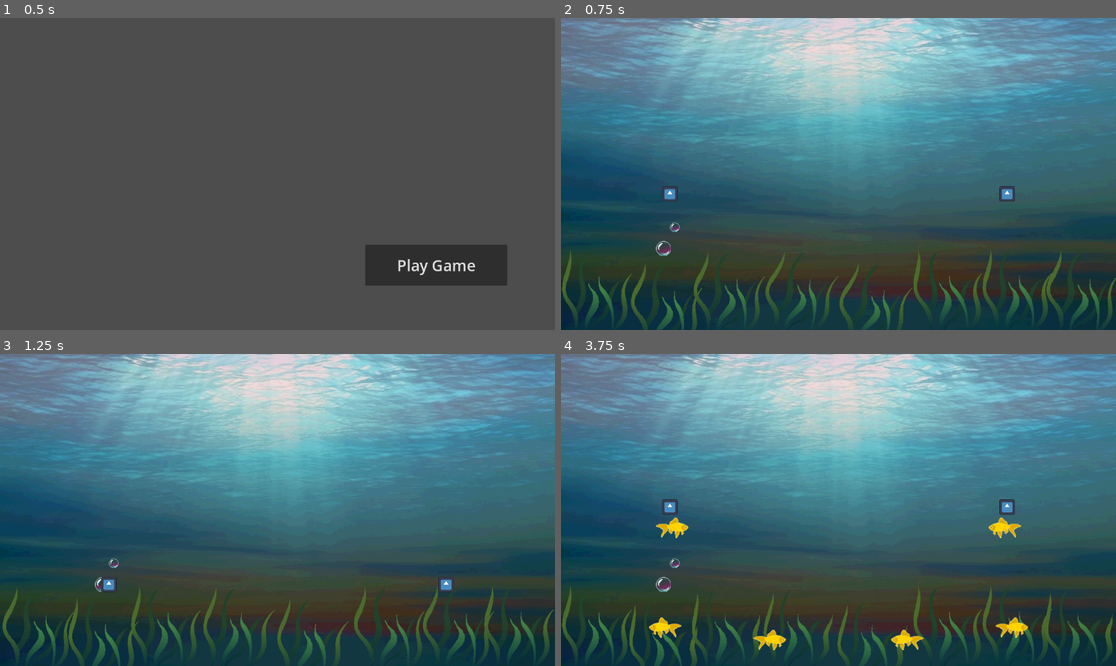
Above: before the commit, frames 1-4 (two rows, left to right).
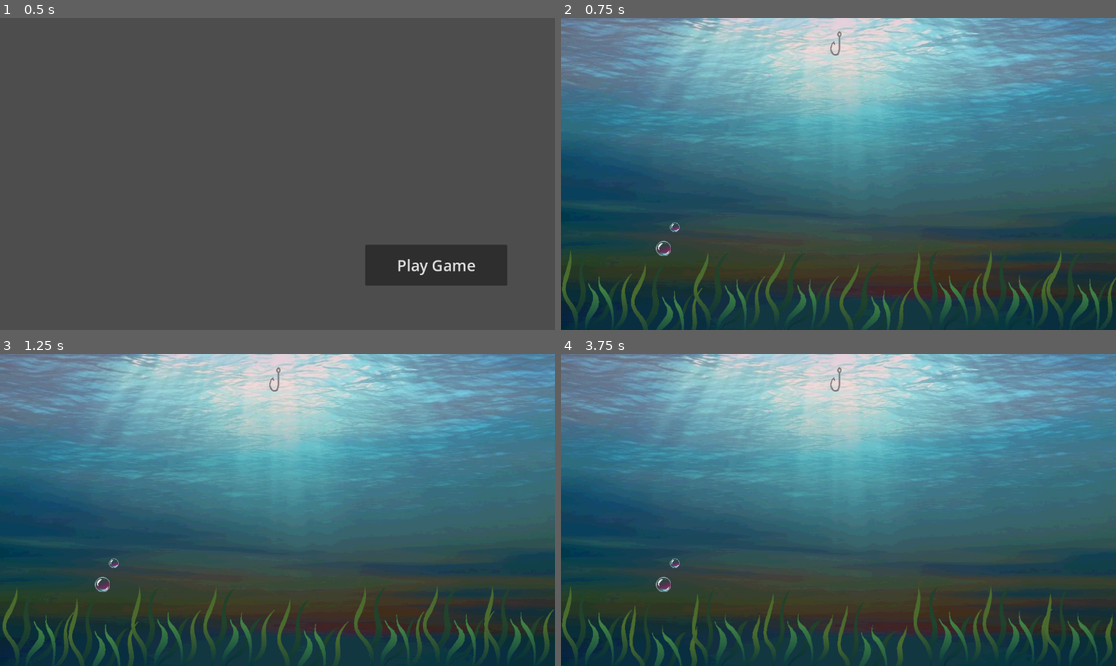
Above: after the commit, the same moments.

Repository: ColinNeary/Bait-and-Switch
Game: Godot game, scene res://UI/Main Menu.tscn
Two runs of this game, one before a commit and one after it. Both use one fixed random seed, a clock stepped at 60 frames per second and the inputs below. The engine's default icon, where the game draws it, is replaced by a stand-in: a white triangle on a blue panel in a dark square.
Inputs:
- Up to frame 1 (0.5 s): no input
- Up to frame 2 (0.75 s): click "Play Game" at 0.5 s
- Up to frame 3 (1.25 s): no input
- Up to frame 4 (3.75 s): hold D (move_right, bound only after the commit) 1.28-2.03 s; hold S (release, bound only after the commit) 1.28-2.03 s; hold A (move_left, bound only after the commit) 2.03-2.78 s; tap S (release, bound only after the commit) at 2.1, 3.6 s; hold S (release, bound only after the commit) 2.78-3.53 s; hold D (move_right, bound only after the commit) from 2.78 s (still down)

Frame 1 is identical in both runs. In frame 2, 0.3% of the frame differs, in the area x 18-82%, y 4-59%; in frame 3, 0.3%; in frame 4, 1.5%, in the area x 15-85%, y 4-96%.

Commit message:
Started work on the hook movement

Diff:
--- a/bait-and-switch/Scenes/Fishes/Fish.tscn
+++ b/bait-and-switch/Scenes/Fishes/Fish.tscn
@@ -10,6 +10,7 @@
 [node name="Fish" type="CharacterBody2D"]
 collision_mask = 0
 script = ExtResource("1_n8b2p")
+acceleration = 10.0
 
 [node name="CollisionShape2D" type="CollisionShape2D" parent="."]
 rotation = 1.5707964
--- a/bait-and-switch/Scenes/Fishes/fish.gd
+++ b/bait-and-switch/Scenes/Fishes/fish.gd
@@ -27,6 +27,6 @@
 func _physics_process(delta: float) -> void:
 	elapsed_time += delta
 	velocity.y = MAX_BOB_DIST * sin(BOB_FREQ_MULTIPLIER*elapsed_time)
-	velocity.x = move_toward(velocity.x, MAX_SPEED, acceleration)
+	velocity.x = move_toward(velocity.x, MAX_SPEED, acceleration*delta)
 
 	move_and_slide()
--- a/bait-and-switch/Scenes/Game/Game.tscn
+++ b/bait-and-switch/Scenes/Game/Game.tscn
@@ -9,6 +9,7 @@
 [ext_resource type="Texture2D" uid="uid://ba2fxw0wod06c" path="res://assets/seaweed_frame03.png" id="7_3586x"]
 [ext_resource type="Texture2D" uid="uid://0m5k7gn2ui8l" path="res://assets/seaweed_frame04.png" id="8_10ki7"]
 [ext_resource type="Texture2D" uid="uid://whdkq554k6kl" path="res://assets/bubble_01.png" id="9_m1o7v"]
+[ext_resource type="PackedScene" uid="uid://d0yuw70y5ci5p" path="res://Scenes/Hook/Hook.tscn" id="10_3586x"]
 
 [sub_resource type="SpriteFrames" id="SpriteFrames_ti1oi"]
 animations = [{
@@ -111,11 +112,11 @@
 texture = ExtResource("9_m1o7v")
 
 [node name="Left Fish Spawner" parent="." instance=ExtResource("4_y3kpf")]
-position = Vector2(-350, 0)
+position = Vector2(-700, 0)
 spawn_delay = 1.0
 
 [node name="Right Fish Spawner" parent="." instance=ExtResource("4_y3kpf")]
-position = Vector2(350, 0)
+position = Vector2(700, 0)
 spawn_delay = 1.0
 
 [node name="Right Kill Zone" type="Area2D" parent="."]
@@ -137,3 +138,6 @@
 [node name="Camera2D" type="Camera2D" parent="."]
 
 [node name="Fishes" type="Node2D" parent="."]
+
+[node name="Hook" parent="." instance=ExtResource("10_3586x")]
+position = Vector2(-5, -271)
--- /dev/null
+++ b/bait-and-switch/Scenes/Hook/Hook.tscn
@@ -0,0 +1,16 @@
+[gd_scene load_steps=4 format=3 uid="uid://d0yuw70y5ci5p"]
+
+[ext_resource type="Script" uid="uid://cbrk0i4jlaych" path="res://Scenes/Hook/hook.gd" id="1_s25ai"]
+[ext_resource type="Texture2D" uid="uid://b2xky505s1ajf" path="res://assets/hook.png" id="2_x4oa4"]
+
+[sub_resource type="CapsuleShape2D" id="CapsuleShape2D_x4oa4"]
+
+[node name="Hook" type="CharacterBody2D"]
+script = ExtResource("1_s25ai")
+
+[node name="CollisionShape2D" type="CollisionShape2D" parent="."]
+position = Vector2(0, 9)
+shape = SubResource("CapsuleShape2D_x4oa4")
+
+[node name="Sprite2D" type="Sprite2D" parent="."]
+texture = ExtResource("2_x4oa4")
--- /dev/null
+++ b/bait-and-switch/Scenes/Hook/hook.gd
@@ -0,0 +1,19 @@
+extends CharacterBody2D
+
+@export var target_speed:float = 100
+@export var acceleration:float = 2
+
+var target_direction:Vector2 = Vector2(0, 0)
+
+func _input(event: InputEvent) -> void:
+	if event.is_action_pressed("move_left"):
+		target_direction = Vector2.LEFT
+	elif event.is_action_pressed("move_right"):
+		target_direction = Vector2.RIGHT
+	elif event.is_action_pressed("release"):
+		pass
+	else:
+		target_direction = Vector2.ZERO
+
+func _physics_process(delta: float) -> void:
+	velocity = velocity.move_toward(target_direction * target_speed, acceleration*delta)
--- a/bait-and-switch/project.godot
+++ b/bait-and-switch/project.godot
@@ -19,6 +19,28 @@
 
 Globals="*res://Globals.gd"
 
+[input]
+
+move_left={
+"deadzone": 0.2,
+"events": [Object(InputEventKey,"resource_local_to_scene":false,"resource_name":"","device":0,"window_id":0,"alt_pressed":false,"shift_pressed":false,"ctrl_pressed":false,"meta_pressed":false,"pressed":false,"keycode":0,"physical_keycode":65,"key_label":0,"unicode":0,"location":0,"echo":false,"script":null)
+, Object(InputEventKey,"resource_local_to_scene":false,"resource_name":"","device":0,"window_id":0,"alt_pressed":false,"shift_pressed":false,"ctrl_pressed":false,"meta_pressed":false,"pressed":false,"keycode":0,"physical_keycode":4194319,"key_label":0,"unicode":0,"location":0,"echo":false,"script":null)
+]
+}
+move_right={
+"deadzone": 0.2,
+"events": [Object(InputEventKey,"resource_local_to_scene":false,"resource_name":"","device":-1,"window_id":0,"alt_pressed":false,"shift_pressed":false,"ctrl_pressed":false,"meta_pressed":false,"pressed":false,"keycode":0,"physical_keycode":68,"key_label":0,"unicode":100,"location":0,"echo":false,"script":null)
+, Object(InputEventKey,"resource_local_to_scene":false,"resource_name":"","device":0,"window_id":0,"alt_pressed":false,"shift_pressed":false,"ctrl_pressed":false,"meta_pressed":false,"pressed":false,"keycode":0,"physical_keycode":4194321,"key_label":0,"unicode":0,"location":0,"echo":false,"script":null)
+]
+}
+release={
+"deadzone": 0.2,
+"events": [Object(InputEventKey,"resource_local_to_scene":false,"resource_name":"","device":-1,"window_id":0,"alt_pressed":false,"shift_pressed":false,"ctrl_pressed":false,"meta_pressed":false,"pressed":false,"keycode":0,"physical_keycode":83,"key_label":0,"unicode":115,"location":0,"echo":false,"script":null)
+, Object(InputEventKey,"resource_local_to_scene":false,"resource_name":"","device":0,"window_id":0,"alt_pressed":false,"shift_pressed":false,"ctrl_pressed":false,"meta_pressed":false,"pressed":false,"keycode":0,"physical_keycode":4194322,"key_label":0,"unicode":0,"location":0,"echo":false,"script":null)
+, Object(InputEventKey,"resource_local_to_scene":false,"resource_name":"","device":0,"window_id":0,"alt_pressed":false,"shift_pressed":false,"ctrl_pressed":false,"meta_pressed":false,"pressed":false,"keycode":0,"physical_keycode":32,"key_label":0,"unicode":0,"location":0,"echo":false,"script":null)
+]
+}
+
 [layer_names]
 
 2d_physics/layer_1="Fish"
Not shown: 1 places in bait-and-switch/Scenes/Game/Game.tscn that only renumber resources
Not shown, added: bait-and-switch/Scenes/Hook/hook.gd.uid
